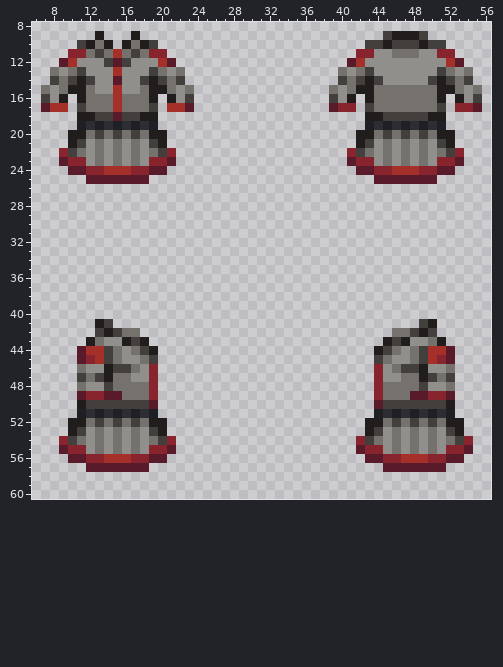
Pixel-art sprite -- Resources/Textures/Clothing/Uniforms/Jumpskirt/security_grey.rsi/equipped-INNERCLOTHING.png. The picture above is the old version.
The file is 64x64 pixels. Colours within 5 levels of each other are drawn and written as one. Shown: x 6..56, y 8..60.
Once edited:
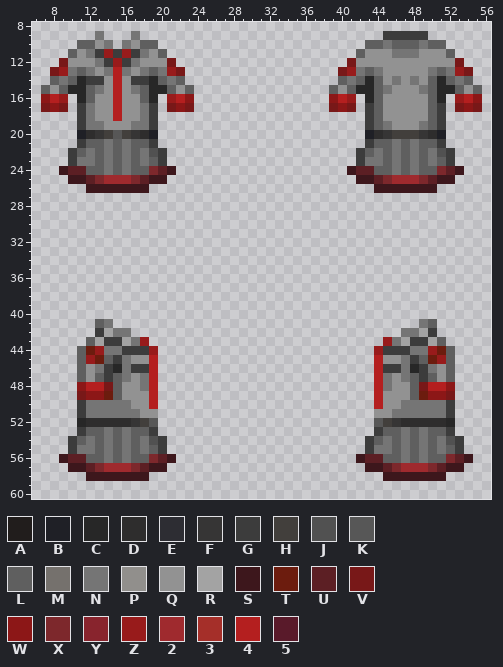
Palette (. is transparent): A #211d1c  B #1f2026  C #272727  D #2e2d2d  E #2d2d33  F #363535  G #3c3c3c  H #423f3c  J #515151  K #575757  L #5f5f5f  M #75716d  N #757575  P #918f8c  Q #929292  R #a3a3a3  S #3d171c  T #6c1c0e  U #5c1f24  V #781818  W #8c1717  X #7d282c  Y #88242d  Z #981b1b  2 #9f2a2e  3 #a52f29  4 #b41f1f  5 #591a2a
Change:
Changed rows in their new state; - is an unchanged pixel.
first column x 7:
 9 ------N---N---------------------------GGGGG------
10 ----LLQN-NQLL-----------------------LLNLLLNLL----
11 ---LQNGZGZGNQL---------------------LQQQNNNQQQL---
12 --VQQQNGZGNQQQV-------------------VQQQQQQQQQQQV--
13 -VZNLNQN4NQNLNZV-----------------VZNLNQQQQQNLNZV-
14 -LNLCGGQ4QGGCLNL-----------------LNLCLQNQNQLCLNL-
15 LQLCCLNQ4QNLCCLQL---------------LQLCCLNQQQNLCCLQL
16 W4Z-CLQQ4QQLC-Z4W---------------W4Z-CLQQQQQLC-Z4W
17 VWV-GNQQ4QQNG-VWV---------------VWV-GLQQQQQLG-VWV
18 ----GNQQ4QQNG-----------------------GLQQQQQLG----
19 ----GNNQQQNNG-----------------------GLNQQQNLG----
20 ---.BDFHKHFDB.---------------------.BDFH-HFDB.---
21 ---.GLLNLNLLG.---------------------.GLLNLNLLG.---
22 --.GLNLNLNLNJG.-------------------.GLNLNLNLNJG.--
23 --.GNNLNLNLNLG.-------------------.GNNLNLNLNLG.--
24 --SUULLNLNLLXUS-------------------SUULLNLNLLXUS--
25 ---SSUX222XUSS---------------------SSUX222XUSS---
26 -----SSSSSSS-------------------------SSSSSSS-----
first column x 9:
41 ----LN----------------------------------NL----
42 ----GRNN.----------------------------.NNRG----
43 ---LRGGRNZ--------------------------ZNRGGRL---
44 --LTZNNGGGZ------------------------ZGGGNNZTL--
45 --LZTLGNQQ4------------------------4QQNGLTZL--
46 --LQNGCNGG4------------------------4GGNCGNQL--
47 --LQLGLNQN4------------------------4NQNLGLQL--
48 --W44VLQQN4------------------------4NQQLV44W--
49 --VWWTLQQQ4------------------------4QQQLTWWV--
50 --GNNNNNQQ4------------------------4QQNNNNNG--
51 --GNNNNNNQQ------------------------QQNNNNNNG--
52 -.CDDDDDFHK.----------------------.KHFDDDDDC.-
53 -.GLLNLNLLG.----------------------.GLLNLNLLG.-
54 .GLNLNLNLNJG.--------------------.GLNLNLNLNJG.
55 .GNNLNLNLNLG.--------------------.GNNLNLNLNLG.
56 SUULLNLNLLXUS--------------------SUULLNLNLLXUS
57 -SSUX222XUSS----------------------SSUX222XUSS-
58 ---SSSSSSS--------------------------SSSSSSS---
Boxes around the changes in both pictures, in picture pixels (x1, y1, x2, y2):
changed: (41, 31, 194, 193)
changed: (329, 31, 482, 193)
changed: (59, 319, 176, 481)
changed: (356, 319, 473, 481)
